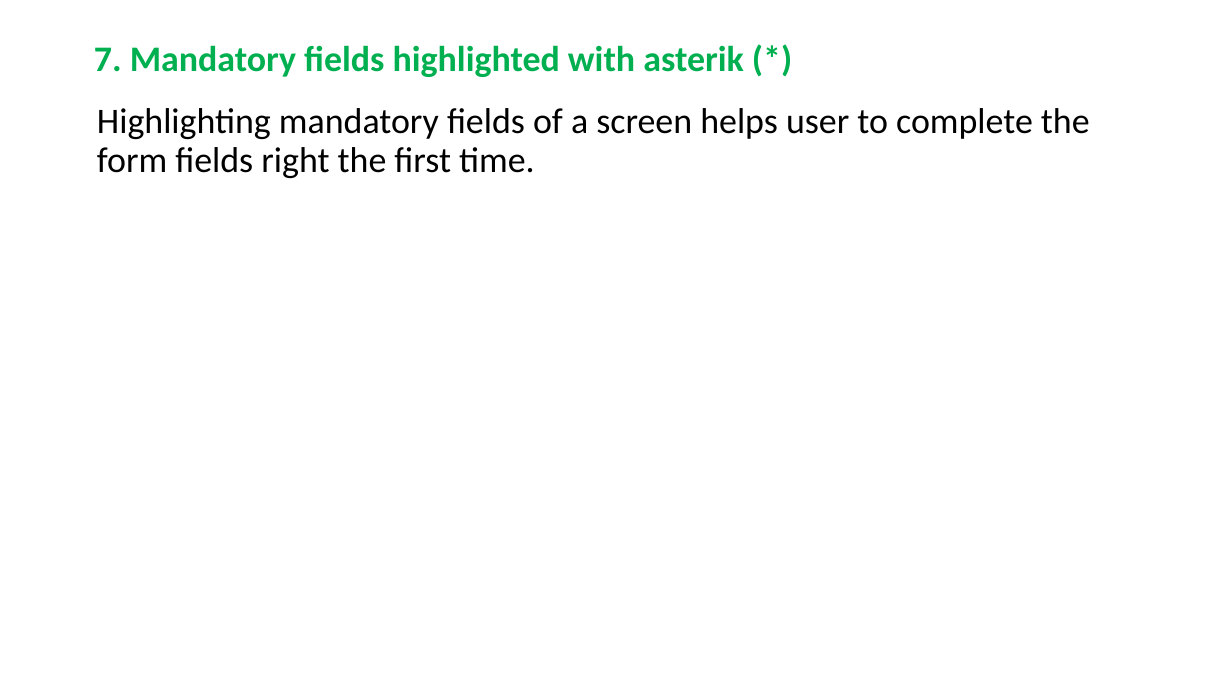
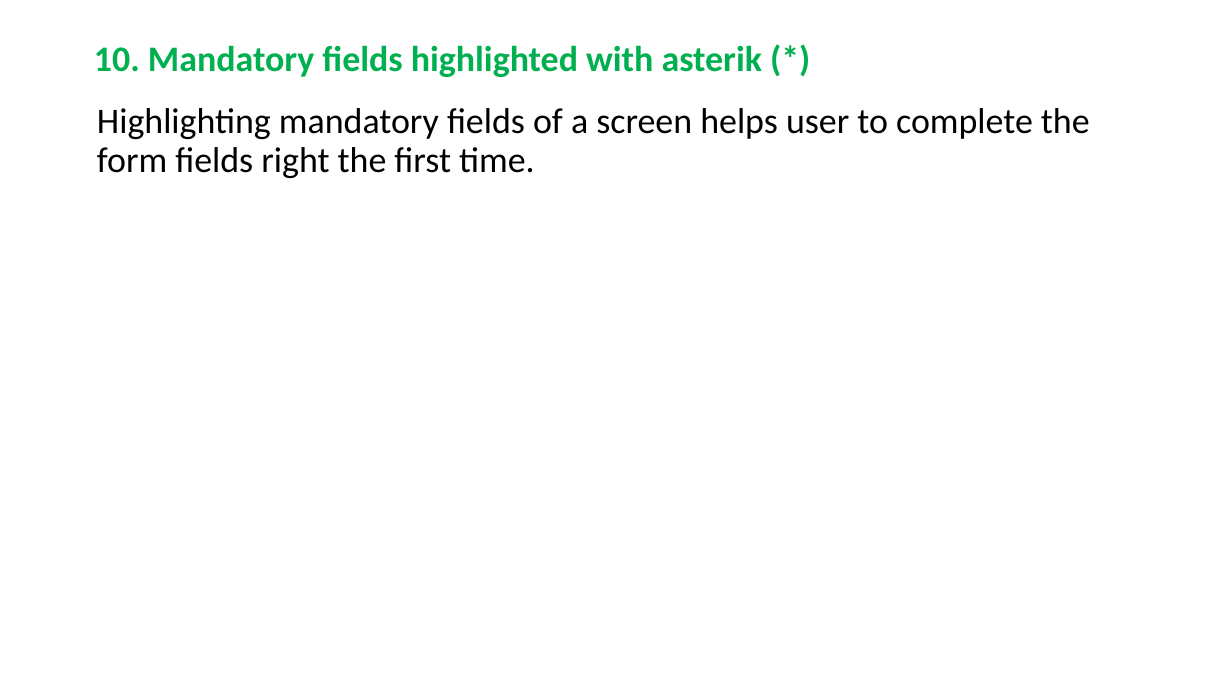
Before and after one commit to RaghavanKasthuri/Industry-Best-Practices, a slide deck: slide 11 of UX Best Practices.pptx (slide 8 before the commit). Drawn at 1232x693 pixels with LibreOffice and Linux fonts; fonts in the diff are those of the drawing. Boxes give left, top, right and bottom in pixels: in the first picture for what was removed or moved away, otherwise in the second. Text is boxed around its words. In the diff, an @@ line names an element or a change of style, - is before the commit and + after.

```diff
--- a/UX Best Practices.pptx
+++ b/UX Best Practices.pptx
@@ title at bbox=[94, 45, 762, 77]: text changed @@
-7. Mandatory fields highlighted with asterik (*)
+10. Mandatory fields highlighted with asterik (*)
```
Also in this commit, not shown: 12 other slides changed, 4 slides added, 1 other file.
